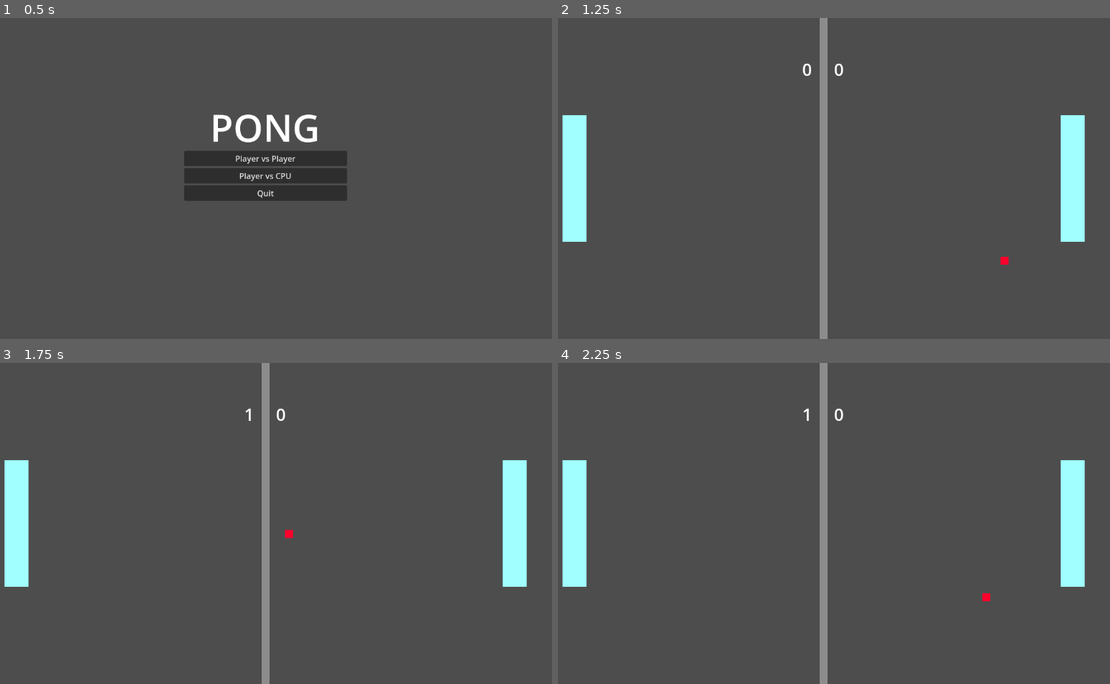
Above: before the commit, frames 1-4 (two rows, left to right).
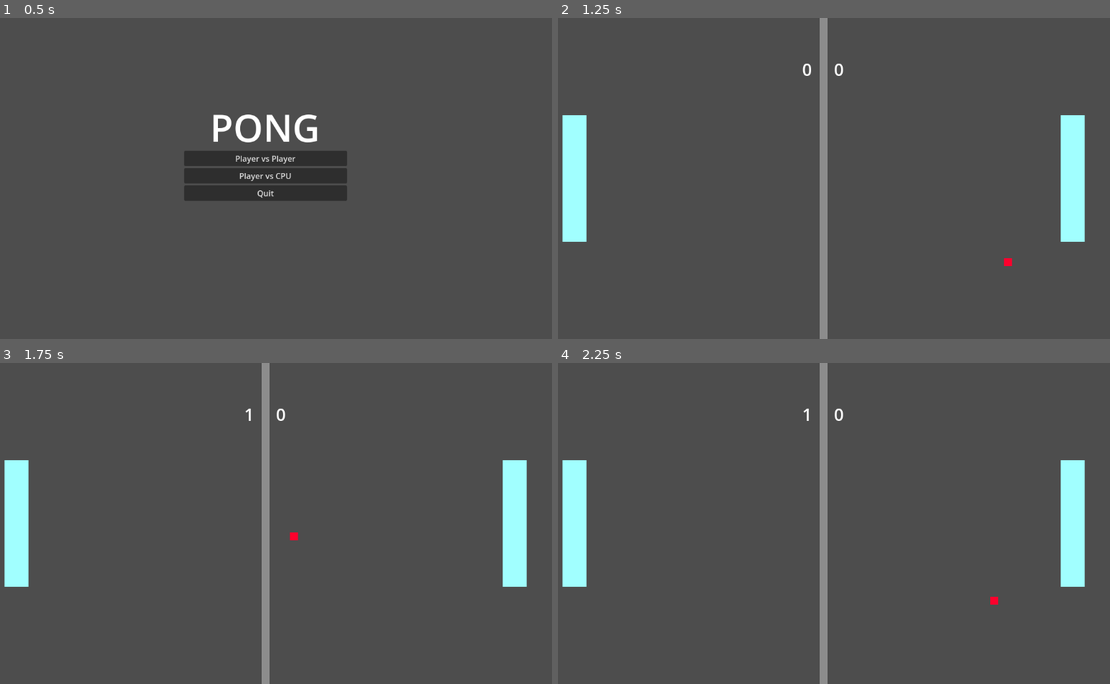
Above: after the commit, the same moments.

Repository: maxeeDev/pong
Game: Godot game, scene res://ui/main_menu.tscn
The game is run twice, just before and just after one commit, with the same random seed, the same clock (stepped at 60 frames per second) and the same inputs.
Inputs:
- Up to frame 1 (0.5 s): no input
- Up to frame 2 (1.25 s): click "Player vs Player" at 0.5 s
- Up to frame 3 (1.75 s): no input
- Up to frame 4 (2.25 s): no input

Frame 1 is identical in both runs. In frame 2, less than 0.1% of the frame differs, in the area x 80-83%, y 74-78%; in frame 3, less than 0.1%; in frame 4, less than 0.1%, in the area x 76-80%, y 71-76%.

Commit message:
increase game speed

Diff:
--- a/level/level.gd
+++ b/level/level.gd
@@ -1,6 +1,7 @@
 extends Node2D
 
 const INITIAL_BALL_POSITION: Vector2 = Vector2(576,324)
+const VELOCITY_MULTIPLIER: float = 1.04
 
 var player1_score: int = 0
 var player2_score: int = 0
@@ -33,4 +34,4 @@
 
 func _on_divider_body_entered(body: Node2D) -> void:
 	if body.name == "Ball":
-		$Ball.linear_velocity *= 1.02
+		$Ball.linear_velocity *= VELOCITY_MULTIPLIER
